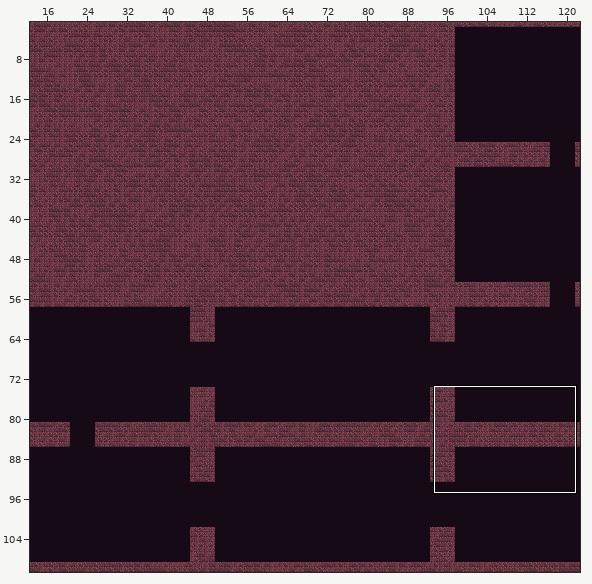
Two states of a Tiled map, android/assets/maps/StageMap1.tmx. Above: a wide view before the commit, with the close-up outlined.
Close-up. As it was:
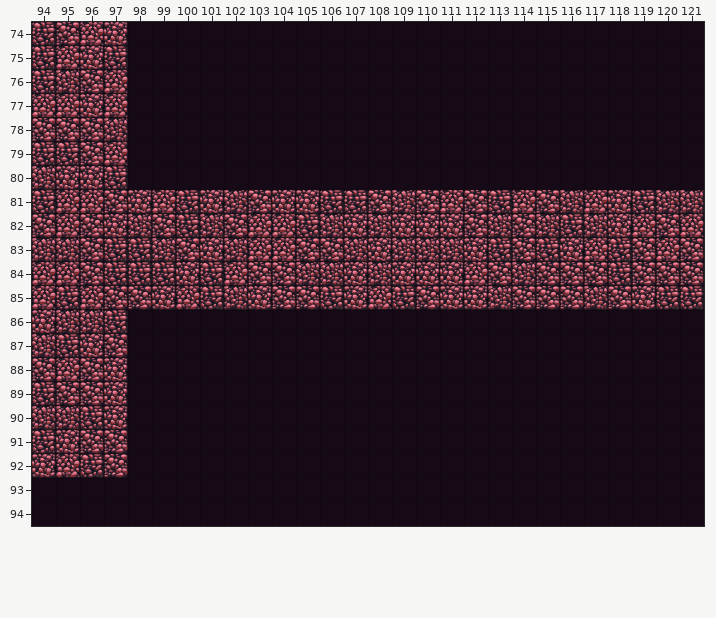
Cells are 64x64 px. Shown: x 94..121, y 74..94. The commit also changed other parts of the map, which this record leaves out.
And afterwards:
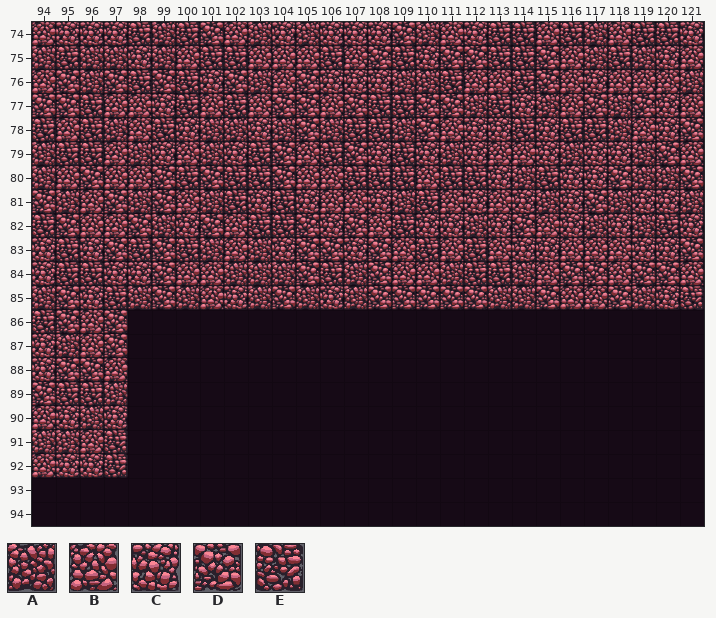
Key: from "tileMapGutter": A 5, B 6, C 7, D 8, E 9.
_ is an empty cell.
Tiles replaced or removed in this view: A, B, C, D, E.
Changes in this commit:
Changed rows in their new state; . is an unchanged cell.
Layer "terrain":
first column x 94:
74 BCC.EAEDBACACCCDABCEEBEABEEC
75 AEAACABEEBBBEBDECDDEEDBAEACB
76 BDADEDECDABDCCCAAEBBEDBCBBBA
77 DDE.BCEBEBDDBDEEDDAECABDADCB
78 EBE.BECAACADAEEADBCCECEEABCD
79 A.E.ACBACEDBEDCECACBBCACCADB
80 .BDBBDEDEEDBBEEEBEECAECCDAAD
81 DA..ADBAECE.BBC.E.CBCACDACC.
82 EDBBDACDBEEDCDBE..AC.BC..AEC
83 CECD.DEABAC..CDBEBEBCCB.BCC.
84 CEECCDBBAAADEADBBAEE.B..B..B
85 ADCEADABCA.ACADD.DD.A.BB.AC.
86 EDBD........................
87 CAB.........................
88 CD.B........................
89 DEEA........................
90 BCA.........................
91 AABE........................
92 BCCE........................
Changed places in both close-ups, as pixel boxes (x1, y1, x2, y2):
changed: (32, 22, 704, 478)
